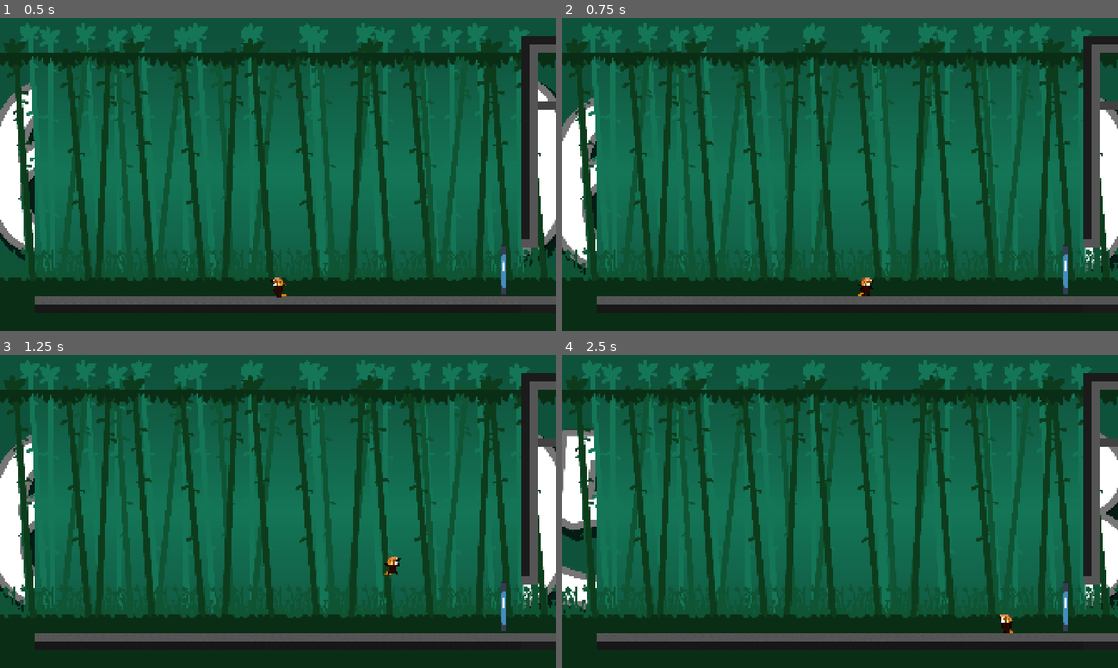
Above: before the commit, frames 1-4 (two rows, left to right).
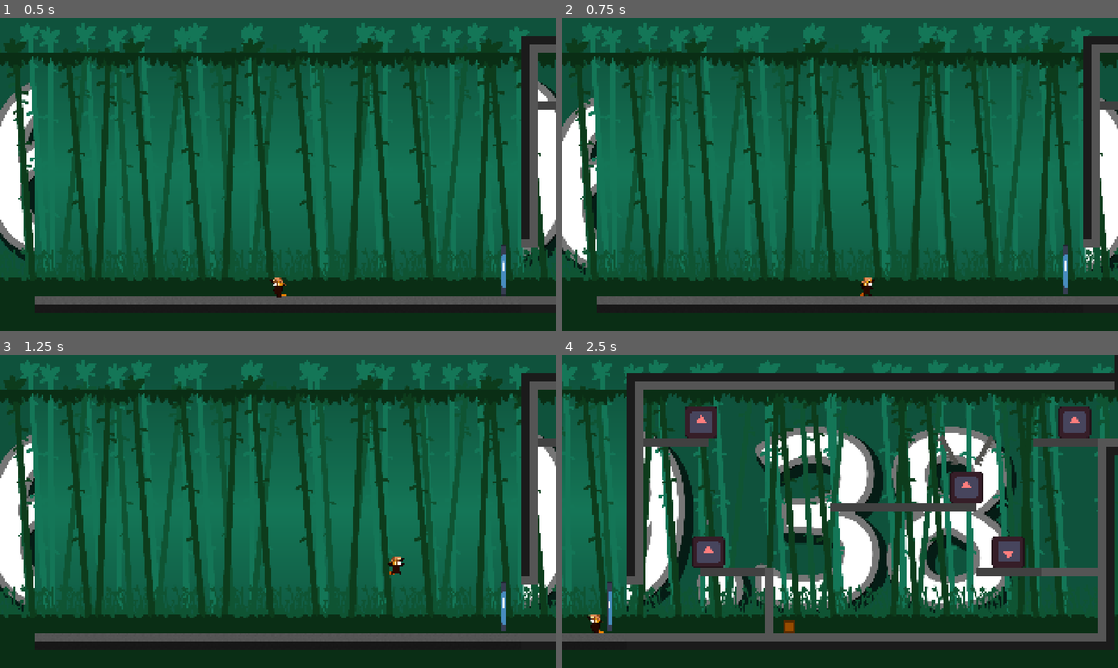
Above: after the commit, the same moments.

Repository: Tyrannicodin/GMTK-jam-2026
Game: Godot game, scene res://game/game.tscn
Same seed, same stepped clock (60 frames per second), same inputs: the game is played once before the commit and once after it. This scene is started directly instead of the project's main scene. The engine's default icon, where the game draws it, is replaced by a stand-in: a white triangle on a blue panel in a dark square.
Inputs (mouse positions are in pixels of both pictures, inside the frame that each line leads up to):
- Up to frame 1 (0.5 s): no input
- Up to frame 2 (0.75 s): move the mouse to (962, 158) at 0.52 s; hold D (right) from 0.53 s (still down); tap C (dash) at 0.6 s; click (962, 158) at 0.67 s
- Up to frame 3 (1.25 s): keep holding D (right); tap Space (jump) at 0.77 s
- Up to frame 4 (2.5 s): move the mouse to (728, 527) at 1.27 s; tap C (dash) at 1.35, 2.3 s; tap Space (jump) at 1.52 s; move the mouse to (895, 442) at 2.02 s; release D (right) at 2.03 s; hold A (left) from 2.03 s (still down); tap E (interact) at 2.1 s

Frame 1 is identical in both runs. In frame 2, less than 0.1% of the frame differs, in the area x 53-57%, y 82-89%; in frame 3, 0.1%; in frame 4, 54%, in the area x 0-100%, y 0-92%.
Error before the commit: Invalid operands 'float' and 'float' in operator '^'. (res://game/player/player.gd:137)

Commit message:
Proper Walking

Diff:
--- a/game/player/player.gd
+++ b/game/player/player.gd
@@ -96,15 +96,18 @@
 		var walk = WALK_FORCE * direction
 		# Slow down the player if they're not trying to move.
 		if abs(walk) < WALK_FORCE * 0.2:
-			# The velocity, slowed down a bit, and then reassigned.
-			if is_on_floor():
-				velocity.x = move_toward(velocity.x, 0, STOP_FORCE * delta)
+			friction(delta)
+		else:
+			var INITIAL_SPEED = velocity.x
+			if abs(velocity.x) < WALK_MAX_SPEED:
+				velocity.x += walk * delta
+			elif sign(velocity.x) != sign(walk):
+				velocity.x += walk * delta
+				friction(delta)
 			else:
-				velocity.x = move_toward(velocity.x, 0, AIR_STOP_FORCE * delta)
-		else:
-			velocity.x += walk * delta
-		# Clamp to the maximum horizontal movement speed.
-		velocity.x = clamp(velocity.x, -WALK_MAX_SPEED, WALK_MAX_SPEED)
+				friction(delta)
+				if abs(velocity.x) < WALK_MAX_SPEED and abs(INITIAL_SPEED) > WALK_MAX_SPEED:
+					velocity.x = WALK_MAX_SPEED * sign(velocity.x)
 
 		if (is_on_floor()):
 			if direction:
@@ -116,6 +119,13 @@
 
 	move_and_slide()
 	execute_jutsu()
+
+func friction(delta):
+	# The velocity, slowed down a bit, and then reassigned.
+	if is_on_floor():
+		velocity.x = move_toward(velocity.x, 0, STOP_FORCE * delta)
+	else:
+		velocity.x = move_toward(velocity.x, 0, AIR_STOP_FORCE * delta)
 
 func execute_jutsu():
 	if %InputBuffer.is_combo_pressed(["up", "special"]):
@@ -134,7 +144,7 @@
 			else:
 				dash(Vector2(-1, y))
 		else:
-			var nf = sqrt(x^2 + y^2) # Normalization Factor
+			var nf = sqrt(pow(x,2) + pow(y,2)) # Normalization Factor
 			dash(Vector2(x/nf, y/nf))
 
 
@@ -145,8 +155,7 @@
 		return
 	dashed_since_left_ground = true
 
-	velocity = Vector2(DASH_SPEED, 0)
-	velocity = velocity.rotated(direction.angle())
+	velocity = direction * DASH_SPEED
 
 	dash_timer = DASH_LENGTH
 
